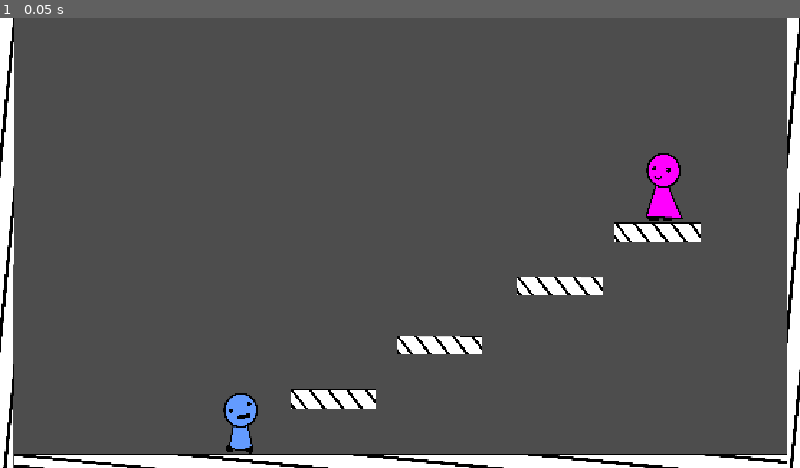
Above: before the commit, frame 1.
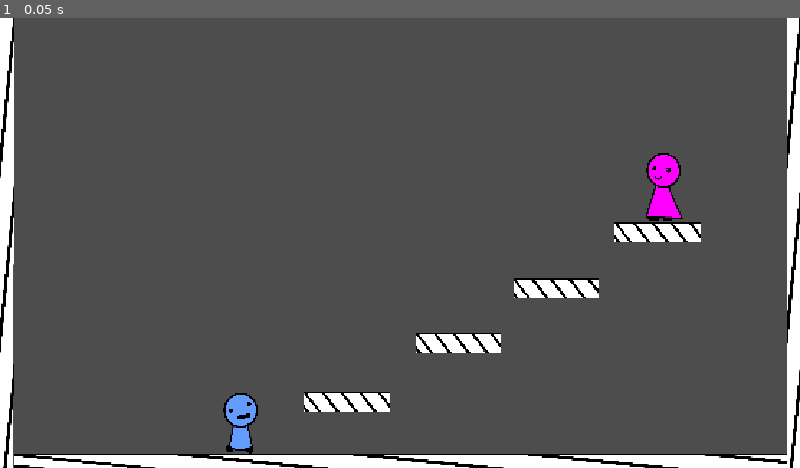
Above: after the commit, the same moment.

Repository: average4136/head-over-heels-game
Game: Godot game, scene res://Scenes/playtest_level.tscn
Same seed, same stepped clock (60 frames per second), same inputs: the game is played once before the commit and once after it. This scene is started directly instead of the project's main scene.
Inputs:
- Up to frame 1 (0.05 s): no input

The runs differ from the first frame. In frame 1, 1.1% of the frame differs, in the area x 36-76%, y 57-88%.

Commit message:
work on playtest level

Diff:
--- a/Scenes/playtest_level.tscn
+++ b/Scenes/playtest_level.tscn
@@ -77,7 +77,7 @@
 texture = ExtResource("4_pfjso")
 
 [node name="Platform0" type="StaticBody2D" parent="." unique_id=394226471]
-position = Vector2(469, 548)
+position = Vector2(488, 552)
 
 [node name="CollisionShape2D" type="CollisionShape2D" parent="Platform0" unique_id=1732347244]
 position = Vector2(11, 1)
@@ -89,7 +89,7 @@
 texture = ExtResource("1_82pr1")
 
 [node name="Platform1" type="StaticBody2D" parent="." unique_id=713922939]
-position = Vector2(633, 471)
+position = Vector2(661, 468)
 
 [node name="CollisionShape2D" type="CollisionShape2D" parent="Platform1" unique_id=119286355]
 shape = SubResource("RectangleShape2D_00yqa")
@@ -112,7 +112,7 @@
 texture = ExtResource("1_82pr1")
 
 [node name="Platform3" type="StaticBody2D" parent="." unique_id=1963855058]
-position = Vector2(806, 383)
+position = Vector2(800, 386)
 
 [node name="CollisionShape2D" type="CollisionShape2D" parent="Platform3" unique_id=98197431]
 position = Vector2(0, 3)
